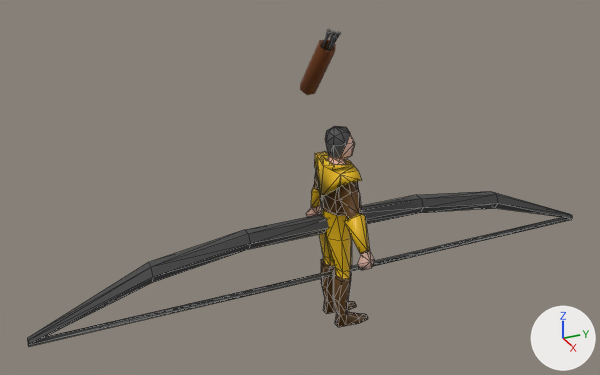
Two versions of the COLLADA model resources/datum/archer.dae, one commit apart.
The view is the same before and after, from a 50 mm camera at (6.95, -3.54, 3.94) aimed at (-0.13, -0.36, 0.4). Lighting does not change. The marker at lower right points along +X, +Y and +Z. Mesh edges are drawn as thin lines on the coarser meshes. Where no turn or scale is listed for an object, it has been applied to the vertices.

Names of what the first picture shows: 'Cylinder', 'Kolchan', 'Luchnik'.
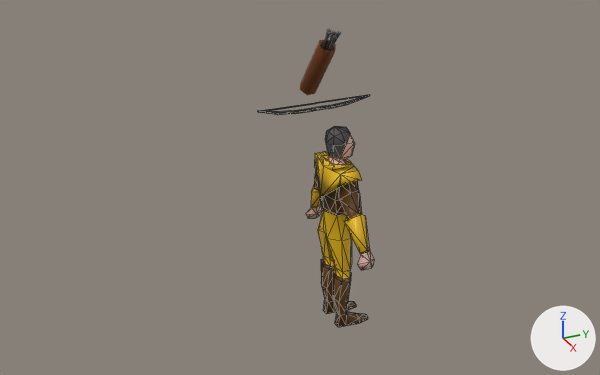
Changed parts and their boxes [x1, y1, x2, y2] in the pictures (600 x 375 px):
'Cylinder', moved, turned, rescaled
    before: [27, 191, 572, 347]
    after: [258, 95, 370, 115]

Diff of the bpy script that builds the scene:
```diff
--- a/resources/datum/archer.dae.py
+++ b/resources/datum/archer.dae.py
@@ ob_cylinder @@
 ob_cylinder = bpy.data.objects.new('Cylinder', me_cylinder)
-ob_cylinder.location = (0.0, 0.0, 0.0)
-ob_cylinder.rotation_euler = (1.571, -1.571, 0.0)  # degrees (90, -90, 0)
+ob_cylinder.location = (-0.6, -0.005, 1.04)
+ob_cylinder.rotation_euler = (1.571, 2.269, 0.0)  # degrees (90, 130, 0)
+ob_cylinder.scale = (0.2, 0.2, 0.2)
```
